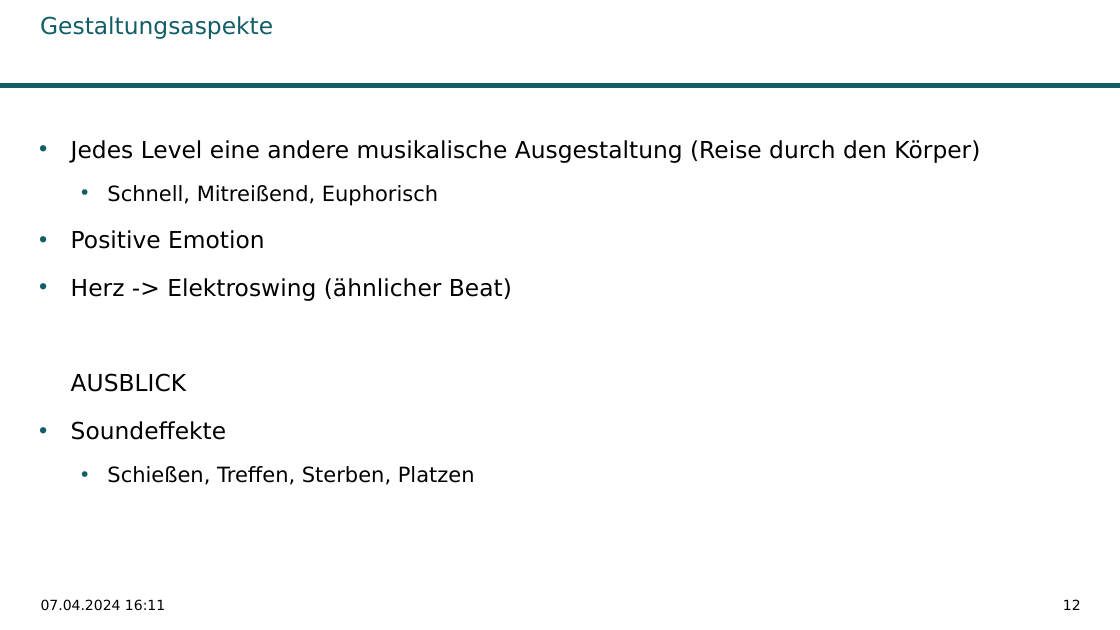
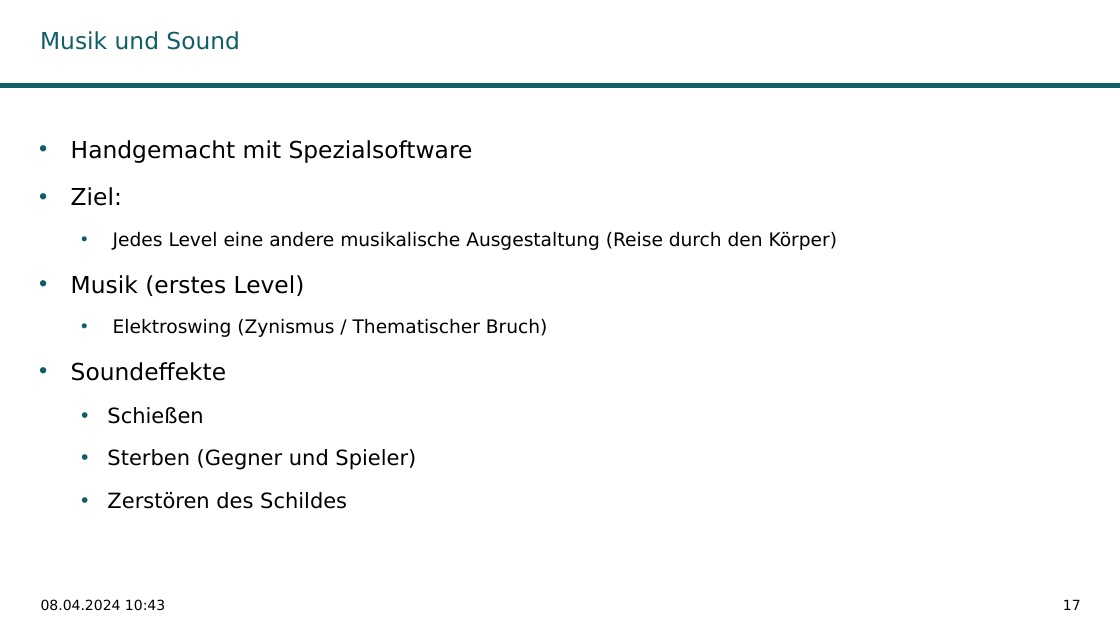
Before and after one commit to LaraBiewers/Teamprojekt_GameDev, a slide deck: slide 17 of Abschlusspraesentation.odp (slide 12 before the commit). Drawn at 1120x630 pixels with LibreOffice and Linux fonts; fonts in the diff are those of the drawing; background and template pictures are left out. Boxes give left, top, right and bottom in pixels: in the first picture for what was removed or moved away, otherwise in the second. Text is boxed around its words. In the diff, an @@ line names an element or a change of style, - is before the commit and + after.

```diff
--- a/Abschlusspraesentation.odp
+++ b/Abschlusspraesentation.odp
@@ title "Musik und Sound" at <box>40,31,240,50</box>: vertical alignment top to middle @@
@@ title at <box>40,31,240,50</box>: text changed @@
-Gestaltungsaspekte
+Musik und Sound
@@ text at <box>71,140,473,206</box>: paragraphs added @@
+• Handgemacht mit Spezialsoftware
+• Ziel:
@@ text at <box>113,231,837,250</box>: size 20 to 16 pt in "Jedes Level eine andere musikalische Ausgestaltung (Reise ..."; list level 1 to 2 in "Jedes Level eine andere musikalische ..." @@
@@ text at <box>71,275,547,337</box>: text changed; size 20 to 16 pt @@
-  • Schnell, Mitreißend, Euphorisch
-• Positive Emotion
-• Herz -> Elektroswing (ähnlicher Beat)
-AUSBLICK
+• Musik (erstes Level)
+  • Elektroswing (Zynismus / Thematischer Bruch)
@@ text at <box>107,407,416,509</box>: text changed @@
-  • Schießen, Treffen, Sterben, Platzen
+  • Schießen
+  • Sterben (Gegner und Spieler)
+  • Zerstören des Schildes
@@ text at <box>41,599,165,611</box>: text changed @@
-07.04.2024 16:11
+08.04.2024 10:43
@@ page number at <box>1063,599,1081,610</box>: text changed @@
-12
+17
```
Also in this commit, not shown: 6 other slides changed, 10 slides added, 3 slides removed.
